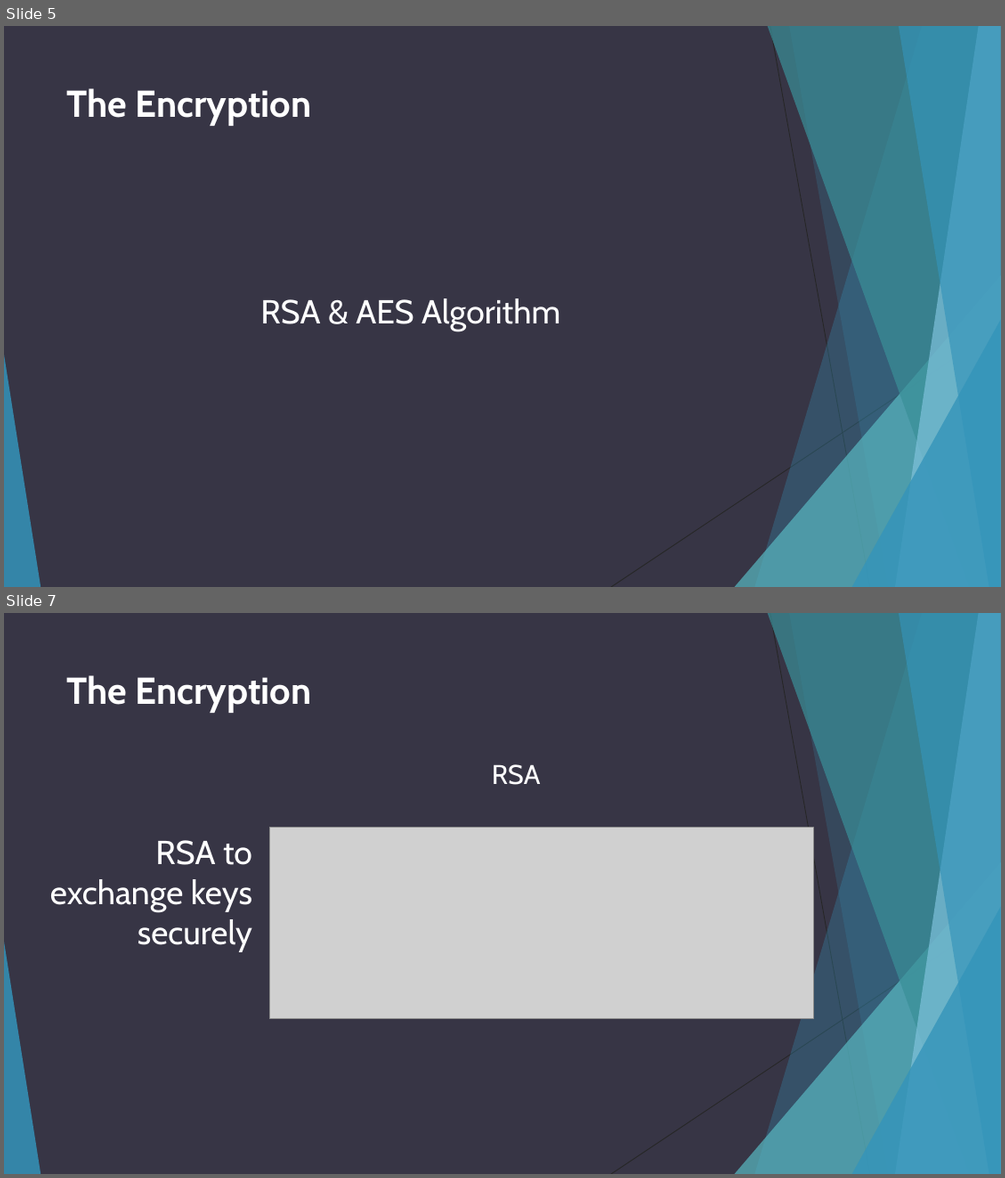
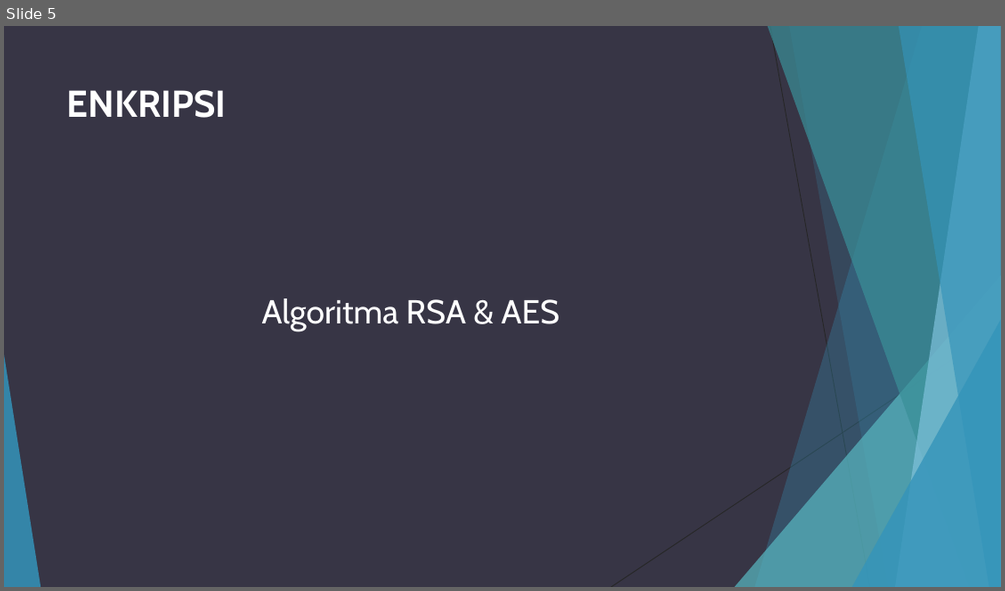
Before and after one commit to adhipoer/Chat, a slide deck: Chat Application with Encryption.ppt. Shown one above the other, each under a label of ours: slides 5 and 7 before the commit, slide 5 after it; the slides between them are not shown. The pictures are 1005x1178 and 1005x591 pixels, drawn with LibreOffice and Linux fonts; fonts in the diff are those of the drawing; grey boxes stand for pictures. Boxes give left, top, right and bottom in pixels: in the first picture for what was removed or moved away, otherwise in the second. Text is boxed around its words. In the diff, an @@ line names an element or a change of style, - is before the commit and + after.

```diff
--- a/Chat Application with Encryption.ppt
+++ b/Chat Application with Encryption.ppt
@@ slide 7 removed at (4, 613, 1001, 1174), background #373545; not listed: 10 template elements that a slide beside it also shows @@
@@ title removed at (67, 675, 312, 713) @@
-The Encryption
@@ text removed at (492, 764, 541, 785) @@
-RSA
@@ text removed at (50, 840, 252, 951) @@
-RSA to exchange keys securely
@@ picture removed at (270, 827, 813, 1019) @@
@@ slide 5 changed as well @@
@@ title at (67, 90, 226, 118): text changed @@
-The Encryption
+ENKRIPSI
@@ text at (262, 298, 559, 331): text changed @@
-RSA & AES Algorithm
+Algoritma RSA & AES
```
Also in this commit, not shown: 5 other slides changed, 2 slides added, 1 other slide removed.
